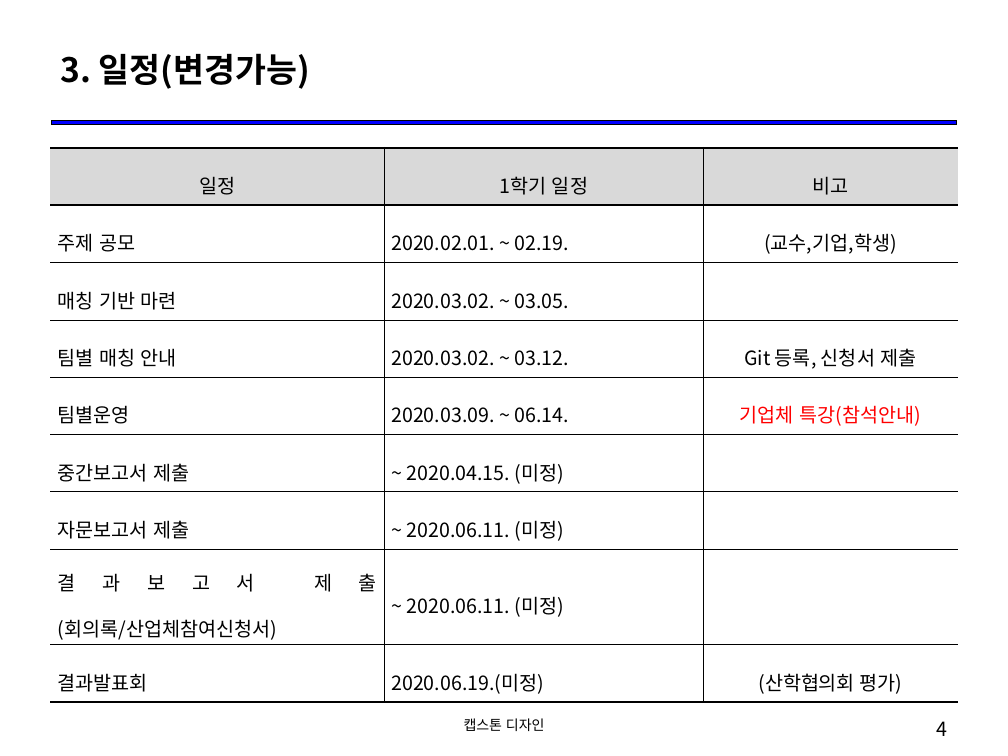
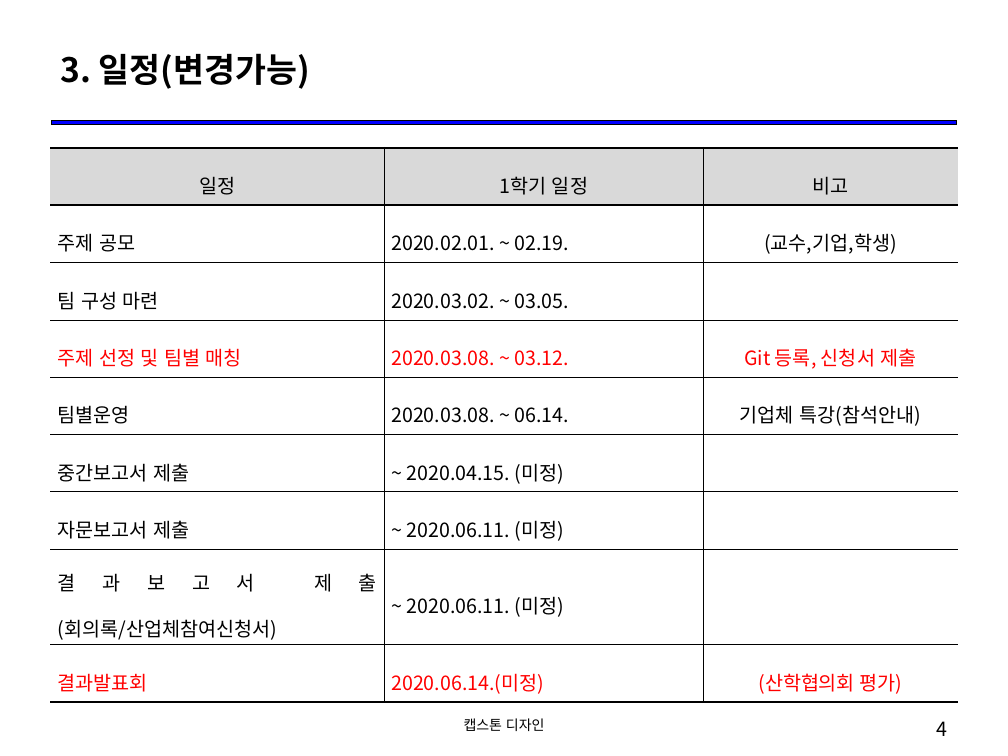
Before and after one commit to hallymsw/2021_1_CapstoneDesign, a slide deck: slide 4 of 01_OT/OT_캡스톤디자인_안내.pptx. Drawn at 1008x756 pixels with LibreOffice and Linux fonts; fonts in the diff are those of the drawing. Boxes give left, top, right and bottom in pixels: in the first picture for what was removed or moved away, otherwise in the second. Text is boxed around its words. In the diff, an @@ line names an element or a change of style, - is before the commit and + after.

```diff
--- a/01_OT/OT_캡스톤디자인_안내.pptx
+++ b/01_OT/OT_캡스톤디자인_안내.pptx
@@ table at bbox=[50, 148, 958, 698] @@
-row 3, column 1: 매칭 기반 마련
+row 3, column 1: 팀 구성 마련
-row 4, column 1: 팀별 매칭 안내
+row 4, column 1: 주제 선정 및 팀별 매칭
-row 4, column 2: 2020.03.02. ~ 03.12.
+row 4, column 2: 2020.03.08. ~ 03.12.
-row 5, column 2: 2020.03.09. ~ 06.14.
+row 5, column 2: 2020.03.08. ~ 06.14.
-row 9, column 2: 2020.06.19.(미정)
+row 9, column 2: 2020.06.14.(미정)
@@ text colour #000000 to #FF0000 in "Git 등록, 신청서 제출", "결과발표회", "(산학협의회 평가)" @@
@@ text colour #FF0000 to #000000 in "기업체 특강(참석안내)" @@
```
Also in this commit, not shown: 1 other slide changed, 7 slides removed.
